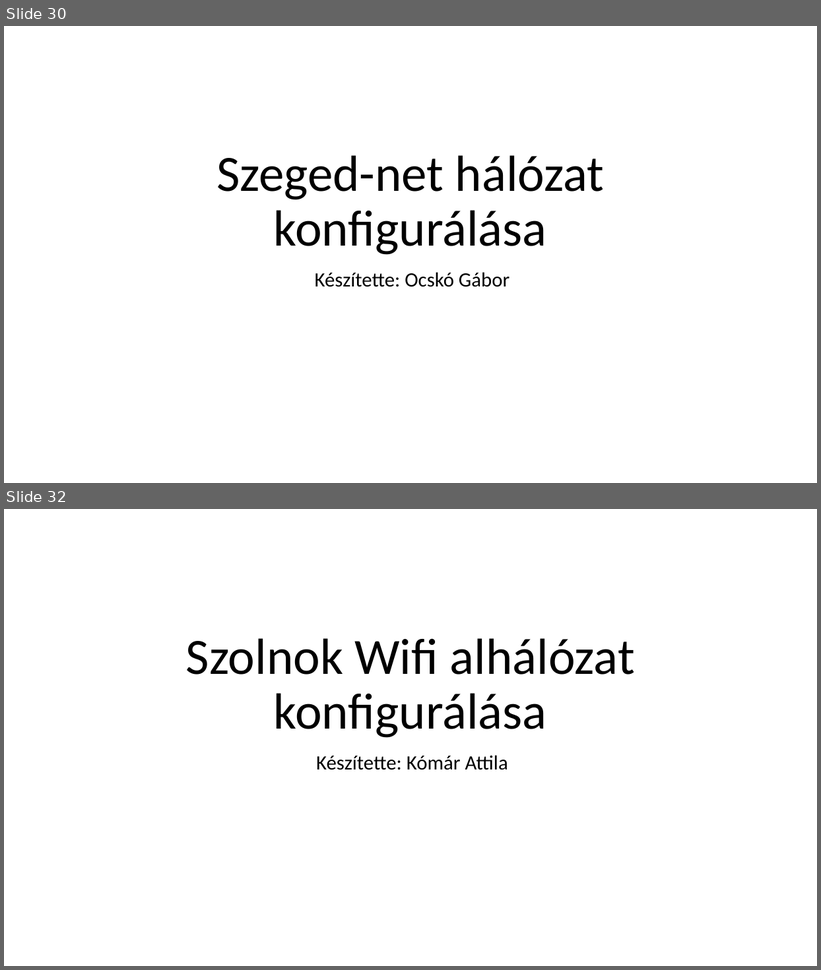
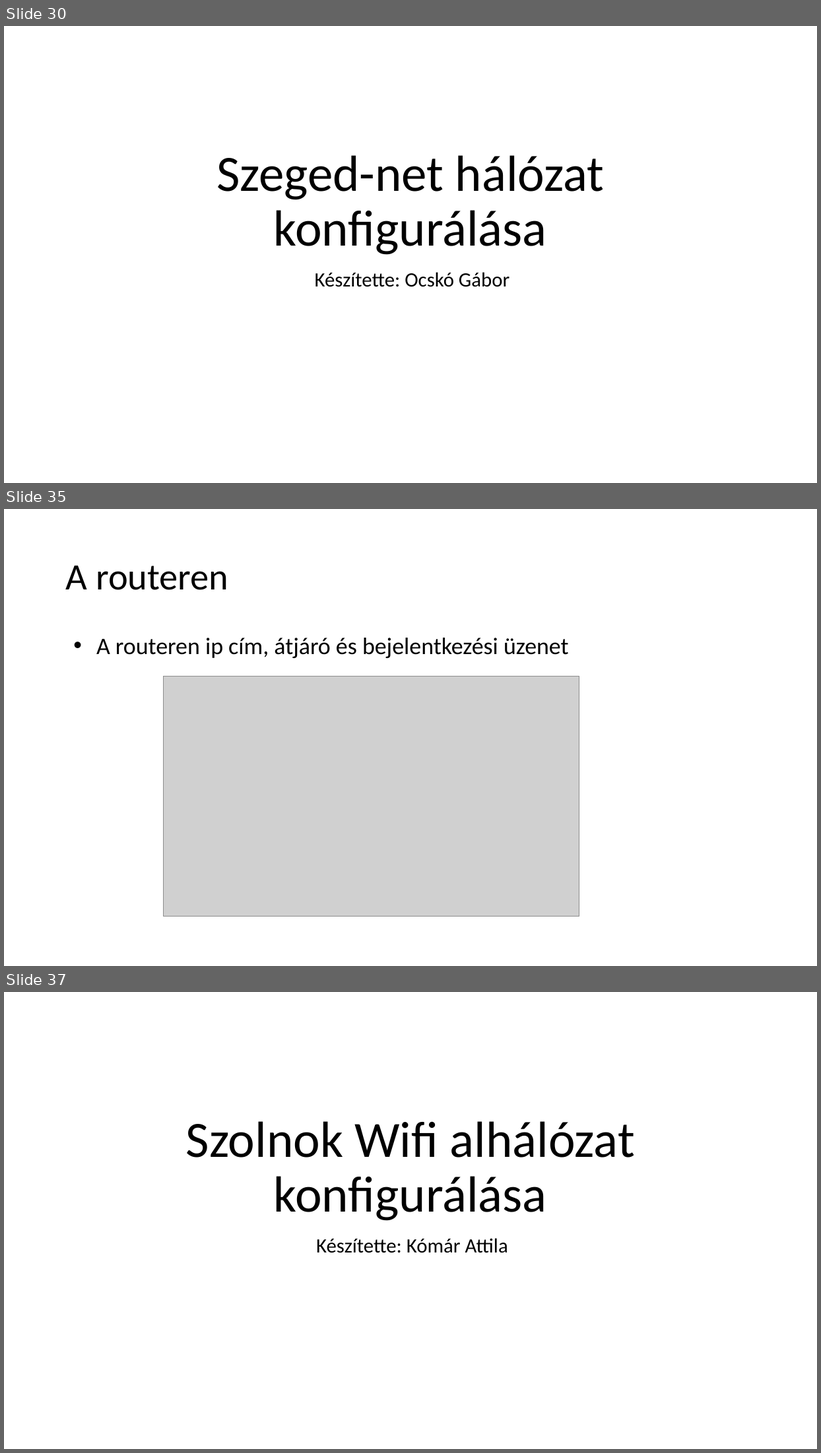
Before and after one commit to I-Izumi/School-project-network, a slide deck: Prezentációk/School_projects_ppt.pptx. Shown one above the other, each under a label of ours: slides 30 and 32 before the commit, slides 30, 35 and 37 after it; the slides between them are not shown. The pictures are 821x970 and 821x1453 pixels, drawn with LibreOffice and Linux fonts; fonts in the diff are those of the drawing; grey boxes stand for pictures. Boxes give left, top, right and bottom in pixels: in the first picture for what was removed or moved away, otherwise in the second. Text is boxed around its words. In the diff, an @@ line names an element or a change of style, - is before the commit and + after.

```diff
--- a/Prezentációk/School_projects_ppt.pptx
+++ b/Prezentációk/School_projects_ppt.pptx
@@ slide 35 added at [4, 509, 817, 966], background #FFFFFF @@
@@ title added at [66, 565, 228, 590], 44 pt, text #000000 @@
+A routeren
@@ text added at [96, 638, 569, 658], 28 pt, text #000000 @@
+• A routeren ip cím, átjáró és bejelentkezési üzenet
@@ picture added at [163, 677, 580, 917] @@
@@ what was slide 32 is now slide 37 @@
```
Also in this commit, not shown: 14 other slides added, 1 slide removed.
